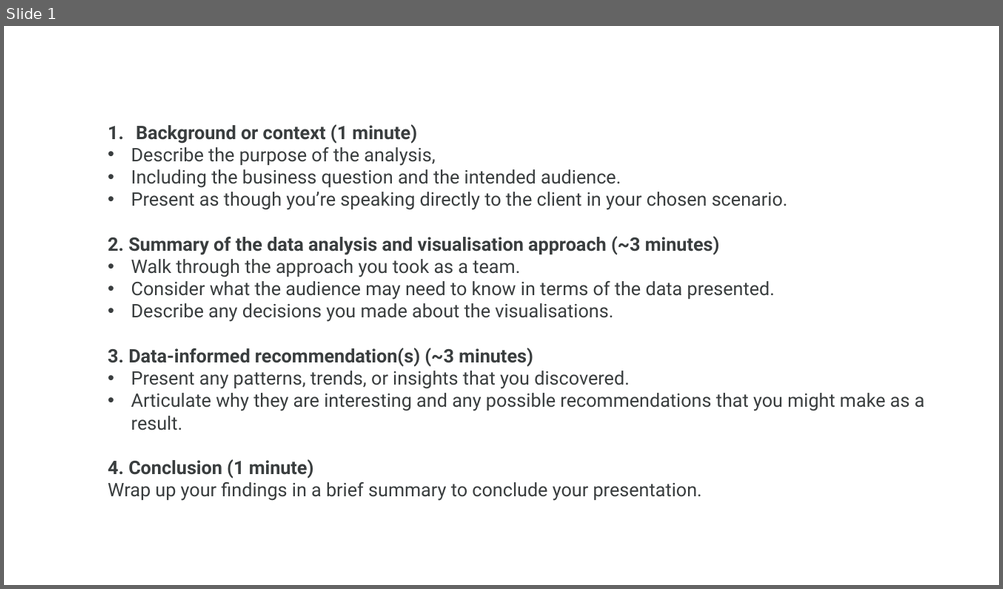
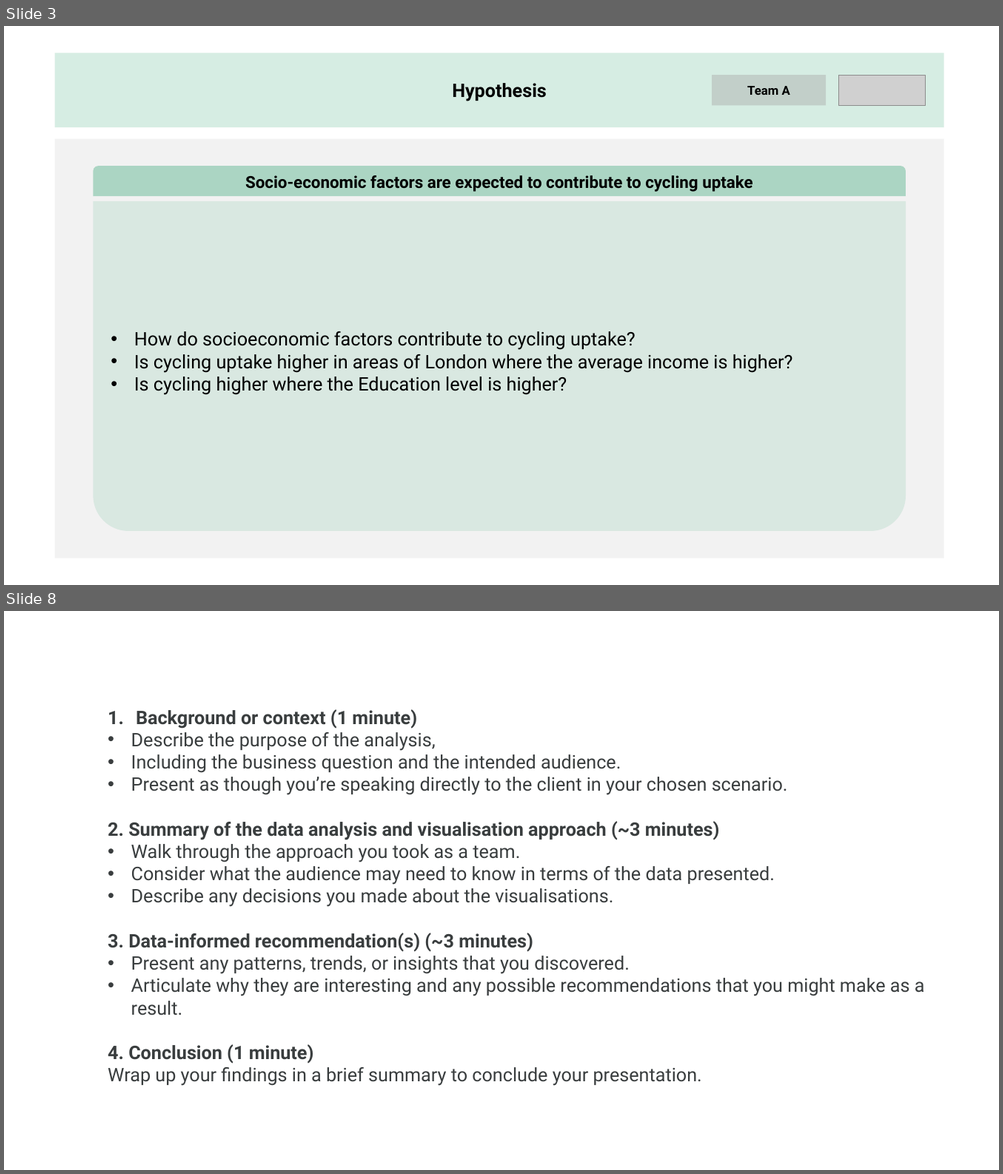
Before and after one commit to SanaFed/CO3_LSE-Employer-Project, a slide deck: Team 10 - Low Fidelity Presentation.pptx. Shown one above the other, each under a label of ours: slide 1 before the commit, slides 3 and 8 after it; the slides between them are not shown. The pictures are 1003x589 and 1003x1174 pixels, drawn with LibreOffice and Linux fonts; fonts in the diff are those of the drawing; grey boxes stand for pictures. Boxes give left, top, right and bottom in pixels: in the first picture for what was removed or moved away, otherwise in the second. Text is boxed around its words. In the diff, an @@ line names an element or a change of style, - is before the commit and + after.

```diff
--- a/Team 10 - Low Fidelity Presentation.pptx
+++ b/Team 10 - Low Fidelity Presentation.pptx
@@ slide 3 added at box(4, 26, 999, 585), background #FFFFFF @@
@@ rectangle added at box(55, 53, 944, 127), fill #009051 at 16% opacity, 18 pt, text #000000, bold @@
+Hypothesis
@@ rounded rectangle added at box(711, 76, 825, 106), fill #A6A6A6 at 41% opacity, 12 pt, text #000000, bold @@
+Team A
@@ picture added at box(839, 76, 925, 106) @@
@@ rectangle added at box(55, 138, 944, 558), fill #F2F2F2 @@
@@ round same rect added at box(93, 167, 905, 197), fill #009051 at 29% opacity, 16 pt, text #000000, bold @@
+Socio-economic factors are expected to contribute to cycling uptake
@@ round same rect added at box(93, 201, 905, 531), fill #009051 at 10% opacity, 18 pt, text #000000 @@
+• How do socioeconomic factors contribute to cycling uptake?
+• Is cycling uptake higher in areas of London where the average income is higher?
+• Is cycling higher where the Education level is higher?
@@ what was slide 1 is now slide 8 @@
```
Also in this commit, not shown: 7 other slides added, 1 slide removed.
